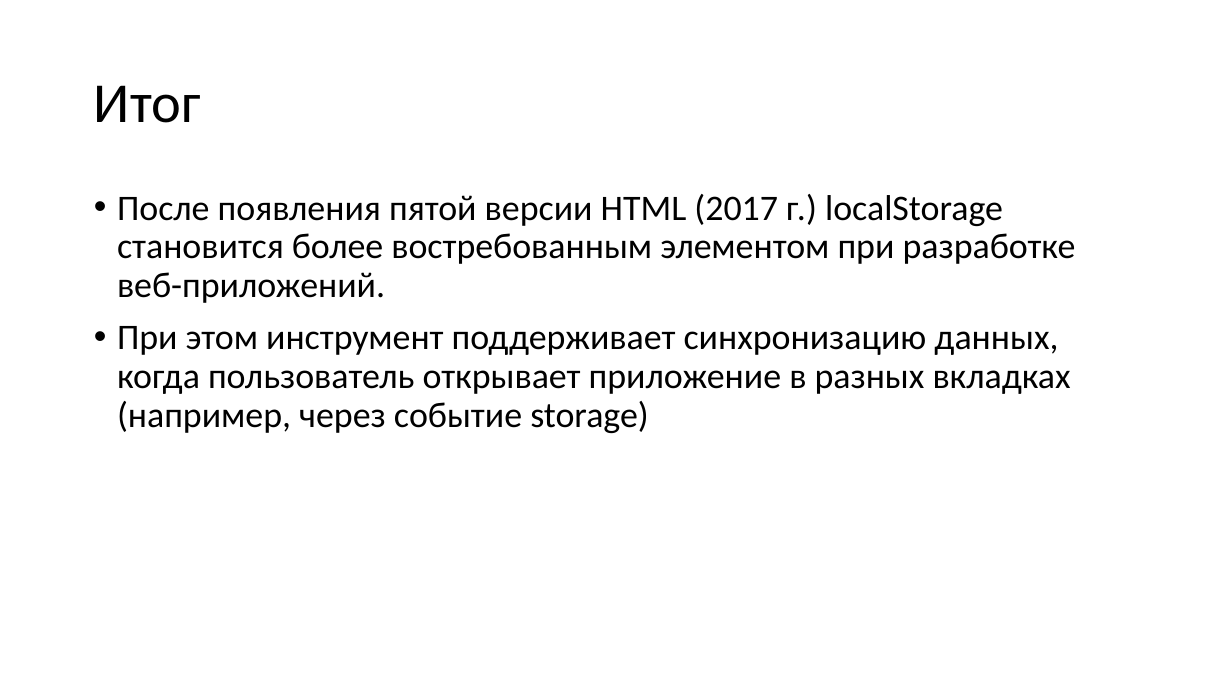
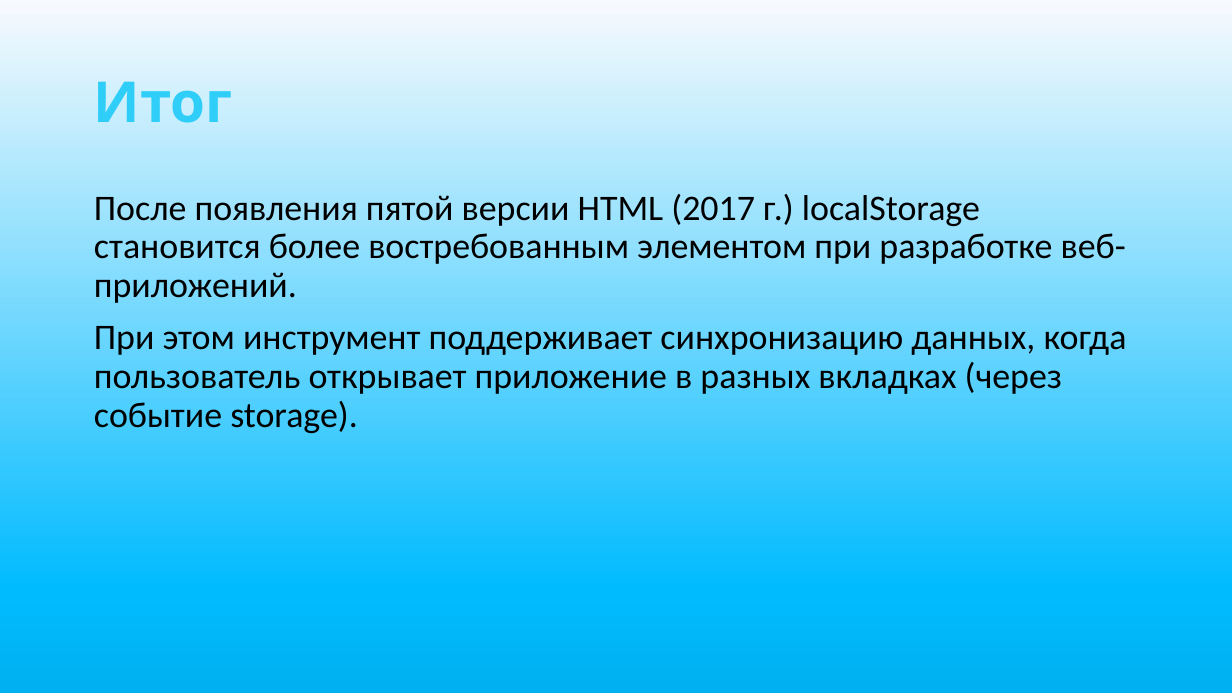
Before and after one commit to rrrrrrrrrrrrin/web-proj, a slide deck: slide 13 of web-proj.pptx. Drawn at 1232x693 pixels with LibreOffice and Linux fonts; fonts in the diff are those of the drawing. Boxes give left, top, right and bottom in pixels: in the first picture for what was removed or moved away, otherwise in the second. Text is boxed around its words. In the diff, an @@ line names an element or a change of style, - is before the commit and + after.

```diff
--- a/web-proj.pptx
+++ b/web-proj.pptx
@@ background #FFFFFF to gradient #F7FAFD to #01BBFF to #00B0F0 @@
@@ title "Итог" at bbox=[94, 82, 233, 123]: font Calibri to Cabin, text colour #000000 to #2FCEF9, letter outline none to #7030A0 1.75 pt, bold on @@
@@ text at bbox=[94, 194, 1126, 303]: bullet • to none @@
@@ text at bbox=[94, 326, 1127, 433]: text changed @@
-• При этом инструмент поддерживает синхронизацию данных, когда пользователь открывает приложение в разных вкладках (например, через событие storage)
+При этом инструмент поддерживает синхронизацию данных, когда пользователь открывает приложение в разных вкладках (через событие storage).
```
Also in this commit, not shown: 14 other slides changed, 1 other file.
